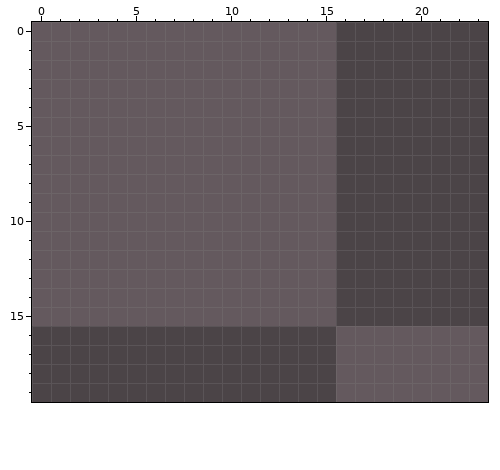
Two versions of one pixel-art file, other/spritesheet.ase. The picture above is the old version.
496x496 pixels, 1 frame. Shown: x 0..23, y 0..19. The commit also changed other parts of the picture, which this record leaves out.
The same view after the edit:
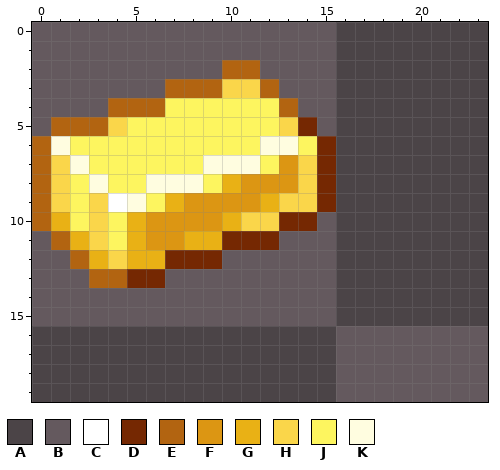
Palette (. is transparent): A #4b4447  B #64595e  C #ffffff  D #752802  E #b26411  F #dc9613  G #e9b115  H #fad64a  J #fdf55f  K #fffde0
Difference:
--- layer "Layer 1"
@@ x 0..23 @@
  1 BBBBBBBBBBBBBBBBAAAAAAAA
- 2 BBBBBBBBBBBBBBBBAAAAAAAA
- 3 BBBBBBBBBBBBBBBBAAAAAAAA
- 4 BBBBBBBBBBBBBBBBAAAAAAAA
- 5 BBBBBBBBBBBBBBBBAAAAAAAA
- 6 BBBBBBBBBBBBBBBBAAAAAAAA
- 7 BBBBBBBBBBBBBBBBAAAAAAAA
- 8 BBBBBBBBBBBBBBBBAAAAAAAA
- 9 BBBBBBBBBBBBBBBBAAAAAAAA
-10 BBBBBBBBBBBBBBBBAAAAAAAA
-11 BBBBBBBBBBBBBBBBAAAAAAAA
-12 BBBBBBBBBBBBBBBBAAAAAAAA
-13 BBBBBBBBBBBBBBBBAAAAAAAA
+ 2 BBBBBBBBBBEEBBBBAAAAAAAA
+ 3 BBBBBBBEEEHHEBBBAAAAAAAA
+ 4 BBBBEEEJJJJJJEBBAAAAAAAA
+ 5 BEEEHJJJJJJJJHDBAAAAAAAA
+ 6 EKJJJJJJJJJJKKJDAAAAAAAA
+ 7 EHKJJJJJJKKKJFHDAAAAAAAA
+ 8 EHJKJJKKKJGFFFHDAAAAAAAA
+ 9 EHJHCKJGFFFFGHHDAAAAAAAA
+10 EGJHJGFFFFGHHDDBAAAAAAAA
+11 BEGHJGFFGGDDDBBBAAAAAAAA
+12 BBEGHGGDDDBBBBBBAAAAAAAA
+13 BBBEEDDBBBBBBBBBAAAAAAAA
 14 BBBBBBBBBBBBBBBBAAAAAAAA
Boxes around the changes in both pictures, in picture pixels (x1, y1, x2, y2):
changed: (32, 60, 336, 288)
